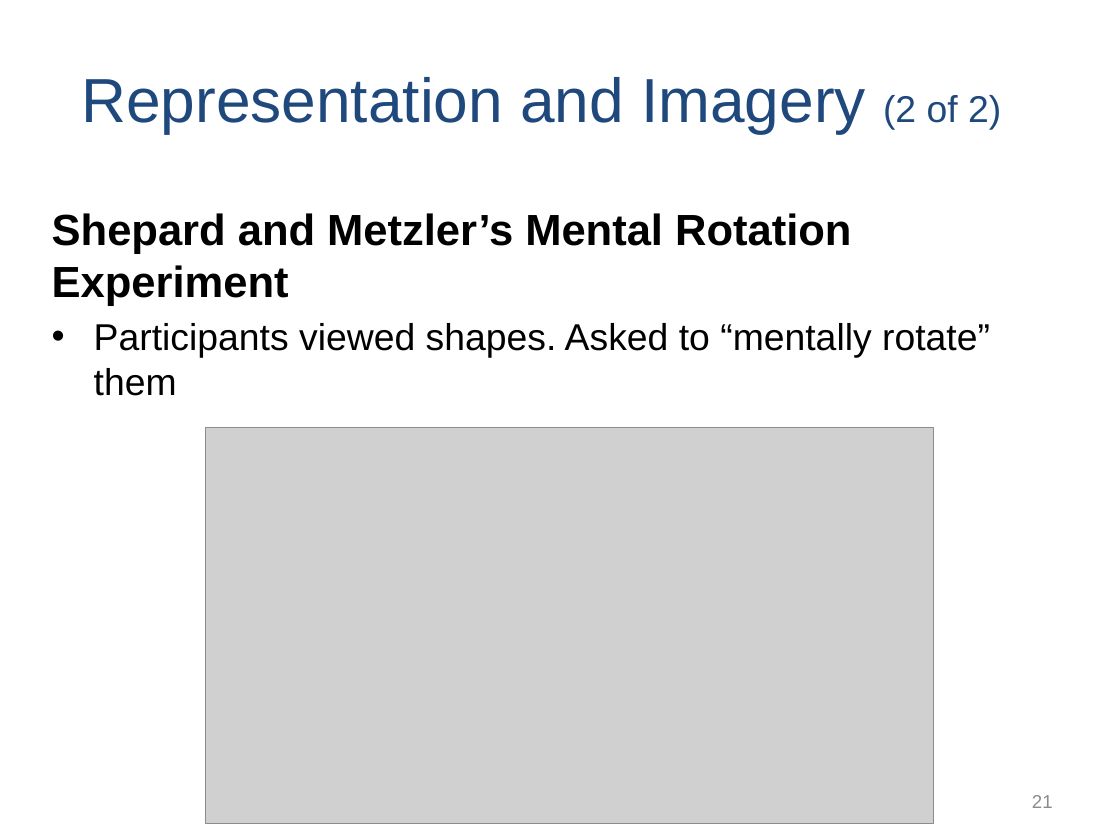
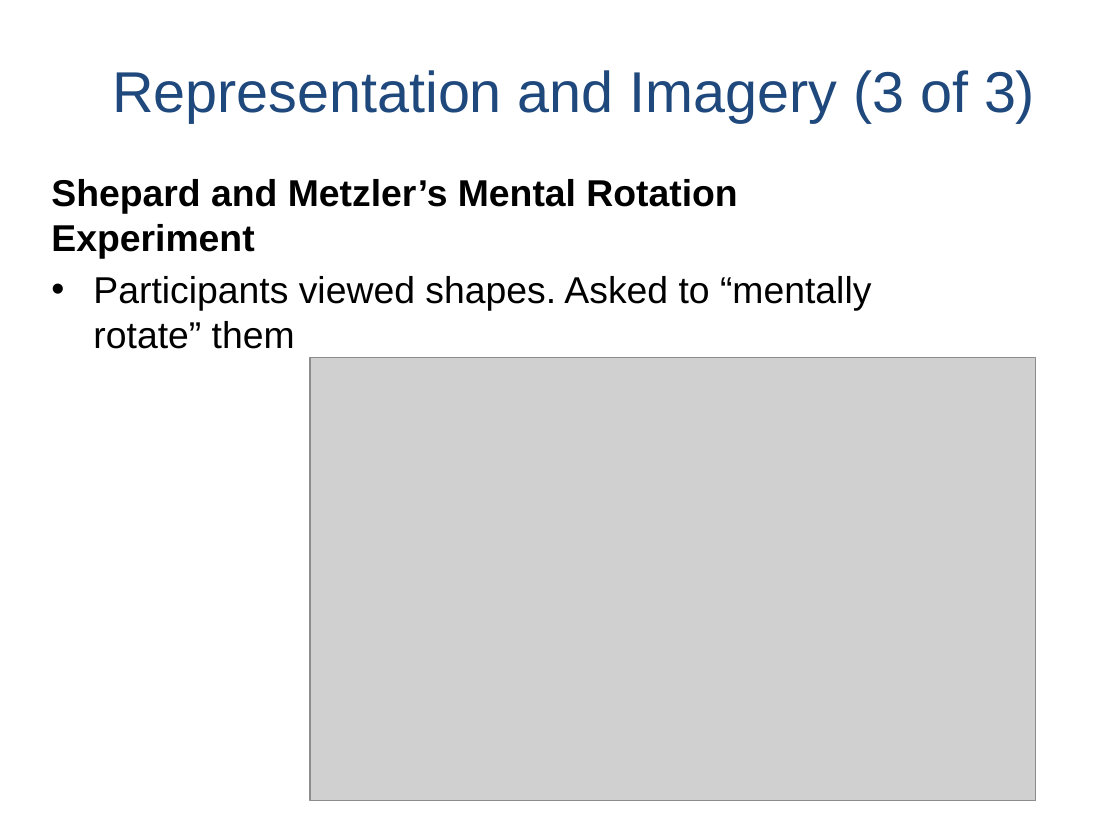
Before and after one commit to npm27/Teaching-Materials, a slide deck: slide 42 of Memory/Slides/Chapter 5.PPTX (slide 21 before the commit). Drawn at 1120x840 pixels with LibreOffice and Linux fonts; fonts in the diff are those of the drawing; grey boxes stand for pictures. Boxes give left, top, right and bottom in pixels: in the first picture for what was removed or moved away, otherwise in the second. Text is boxed around its words. In the diff, an @@ line names an element or a change of style, - is before the commit and + after.

```diff
--- a/Memory/Slides/Chapter 5.PPTX
+++ b/Memory/Slides/Chapter 5.PPTX
@@ title at <box>112,70,1035,122</box>: text changed; size 40 to 37 pt @@
-Representation and Imagery (2 of 2)
+Representation and Imagery (3 of 3)
@@ text "Shepard and Metzler’s Mental Rotation ...": place and size @@
-text "Shepard and Metzler’s Mental Rotation ..." at <box>52,213,990,396</box>
+text "Shepard and Metzler’s Mental Rotation ..." at <box>51,179,871,349</box>
@@ text at <box>51,179,737,259</box>: size 28 to 24 pt in "Shepard and Metzler’s Mental Rotation Experiment" @@
@@ picture: place and size @@
-picture at <box>205,428,933,823</box>
+picture at <box>310,357,1036,800</box>
@@ page number removed at <box>1032,795,1053,808</box> @@
-21
```
Also in this commit, not shown: 7 other slides changed, 24 slides added, 1 slide removed.
